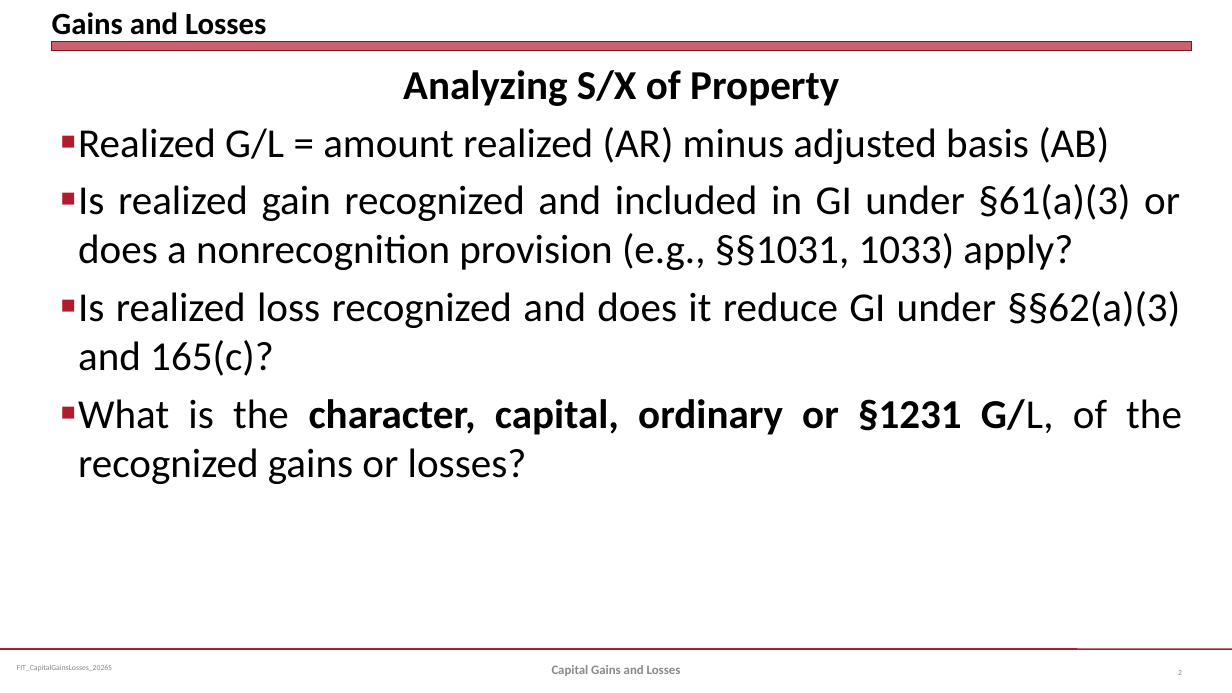
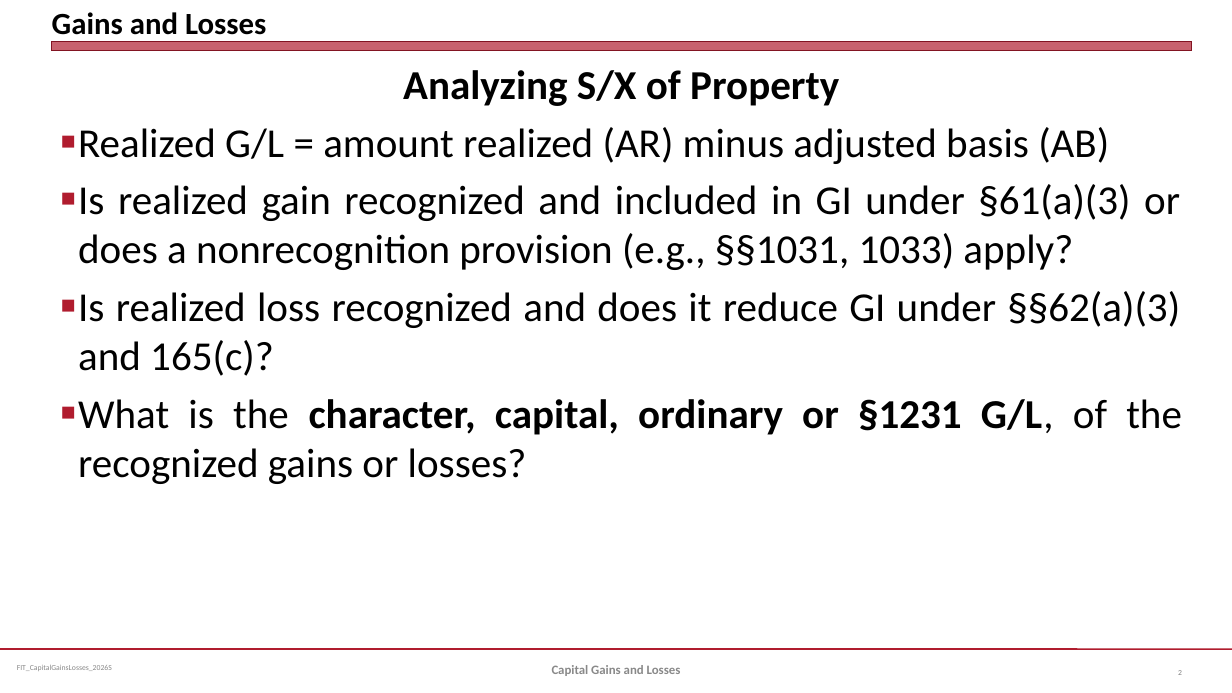
Before and after one commit to jmc877/Fed-Income-Tax, a slide deck: slide 2 of slides/FIT_CapitalGainsLosses_2026S.pptx. Drawn at 1232x693 pixels with LibreOffice and Linux fonts; fonts in the diff are those of the drawing. Boxes give left, top, right and bottom in pixels: in the first picture for what was removed or moved away, otherwise in the second. Text is boxed around its words. In the diff, an @@ line names an element or a change of style, - is before the commit and + after.

```diff
--- a/slides/FIT_CapitalGainsLosses_2026S.pptx
+++ b/slides/FIT_CapitalGainsLosses_2026S.pptx
@@ text at (78, 399, 1182, 484): bold on in "G/L," @@
```
Also in this commit, not shown: 2 other slides changed.
